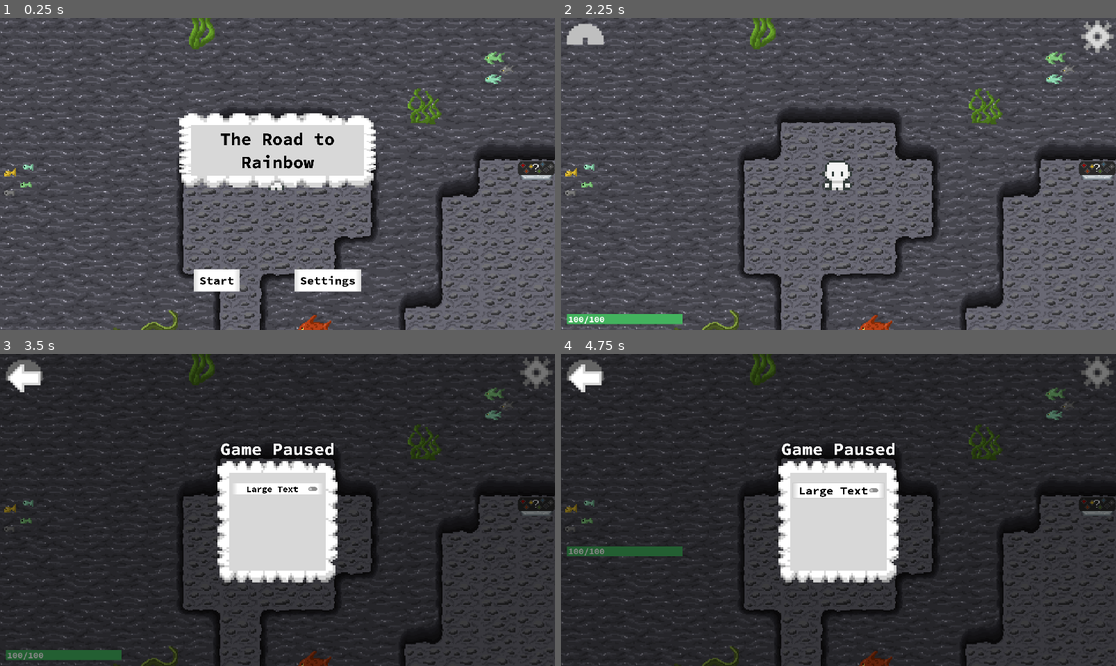
Above: before the commit, frames 1-4 (two rows, left to right).
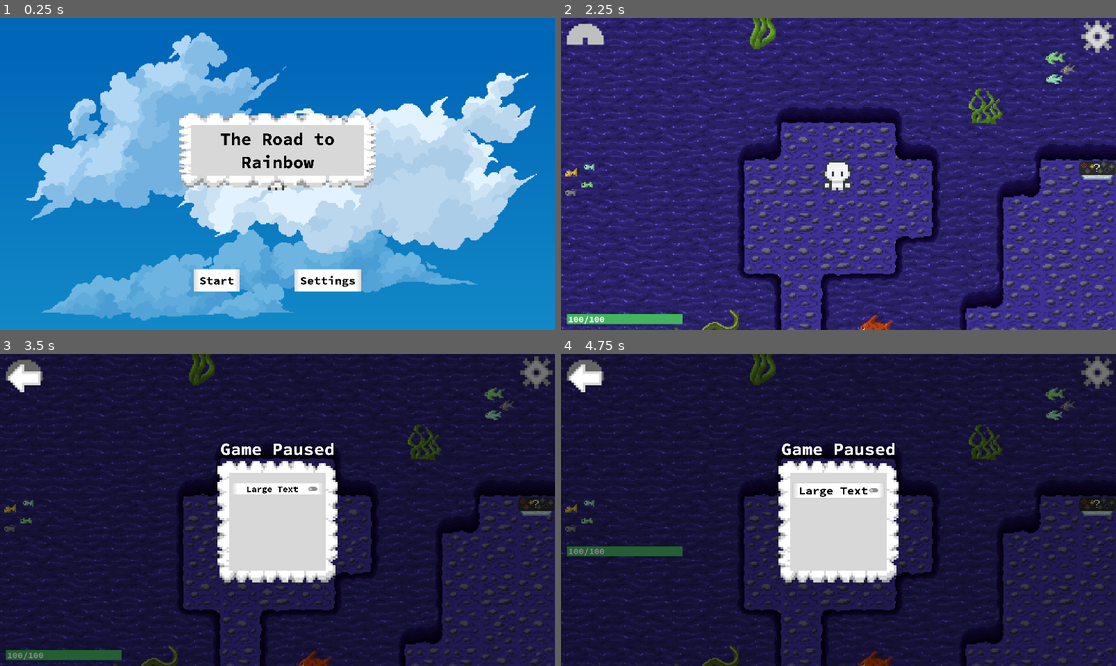
Above: after the commit, the same moments.

Repository: emkartch/ATLS_4140_Final
Game: Godot game, scene res://main.tscn
The game is run twice, just before and just after one commit, with the same random seed, the same clock (stepped at 60 frames per second) and the same inputs.
Inputs (mouse positions are in pixels of both pictures, inside the frame that each line leads up to):
- Up to frame 1 (0.25 s): no input
- Up to frame 2 (2.25 s): click "Settings" at 0.5 s; click (583, 42) at 1.25 s; click "Start" at 2 s
- Up to frame 3 (3.5 s): click (538, 372) at 2.75 s
- Up to frame 4 (4.75 s): click "Large Text" at 3.5 s; tap Enter at 4.25 s; move the mouse to (960, 494) at 4.27 s; hold Right (ui_right) from 4.28 s (still down); tap P (input_test) at 4.35 s; click (960, 494) at 4.42 s; tap F (player_attack) at 4.55 s

The runs differ from the first frame. In frame 1, 91% of the frame differs, in the area x 0-100%, y 0-100%; in frame 2, 89%; in frame 3, 21%; in frame 4, 21%.

Commit message:
State Machine (Hurt) & Level Order

Diff:
--- a/the-road-to-rainbow/global_variables.gd
+++ b/the-road-to-rainbow/global_variables.gd
@@ -9,3 +9,9 @@
 var player_speed = 400
 
 var main_game_running = false
+
+var wound_animation = false
+
+var game_lvl = 1
+
+var max_player_health = 100
--- a/the-road-to-rainbow/hud.gd
+++ b/the-road-to-rainbow/hud.gd
@@ -5,15 +5,15 @@
 
 @onready var main = get_node("/root/Main")
 @onready var theme = preload("res://theme/trtr_theme.tres")
-
-var tileMap = null
+@onready var tileMap = get_node("/root/Main/allTiles")
 
 func _ready():
 	$InLevel.hide()
 	$Settings.hide()
+	tileMap.hide()
 
-func level_remove():
-	tileMap.queue_free()
+#func level_remove():
+	#tileMap.queue_free()
 
 #func level_reset():
 	#tileMap = preload("res://tilemaps.tscn").instantiate()
@@ -22,8 +22,8 @@
 
 func show_game_over():
 	$InLevel.hide()
-	Global.lever_number = 0
-	level_remove()
+	Global.game_level = 1
+	#level_remove()
 	show_message("Game Over")
 	# Wait until the MessageTimer has counted down.
 	await $MessageTimer.timeout
@@ -32,12 +32,13 @@
 	$TitleContainer.show()
 	# Make a one-shot timer and wait for it to finish.
 	await get_tree().create_timer(1.0).timeout
+	$TitleScreen.show()
 	$TitleButtonsContainer.show()
 
 func show_win():
 	$InLevel.hide()
-	Global.lever_number = 0
-	level_remove()
+	Global.game_level = 1
+	#level_remove()
 	show_message("You win!")
 
 	# Wait until the MessageTimer has counted down.
@@ -47,6 +48,7 @@
 	$TitleContainer.show()
 	# Make a one-shot timer and wait for it to finish.
 	await get_tree().create_timer(1.0).timeout
+	$TitleScreen.show()
 	$TitleButtonsContainer.show()
 
 func show_message(text):
@@ -55,6 +57,7 @@
 	$MessageTimer.start()
 
 func _on_start_button_pressed() -> void:
+	$TitleScreen.hide()
 	$TitleContainer.hide()
 	$TitleButtonsContainer.hide()
 	%RainbowIcon.texture = load("res://rainbow_hud/rainbow_0.png")
@@ -64,13 +67,12 @@
 
 func level_start():
 	start_game.emit()
-	Global.main_game_running = true
 
 func _on_message_timer_timeout() -> void:
 	$TitleContainer.hide()
 
 func show_settings():
-	get_tree().paused = true
+	main.get_tree().paused = true
 	if Global.main_game_running == false:
 		$TitleButtonsContainer.hide()
 		$TitleContainer.hide()
@@ -87,7 +89,7 @@
 	if Global.main_game_running == false:
 		$TitleButtonsContainer.show()
 		$TitleContainer.show()
-	get_tree().paused = false
+	main.get_tree().paused = false
 
 func _on_check_button_toggled(toggled_on: bool) -> void:
 	if toggled_on:
--- a/the-road-to-rainbow/hud.tscn
+++ b/the-road-to-rainbow/hud.tscn
@@ -1,7 +1,8 @@
-[gd_scene load_steps=19 format=3 uid="uid://ds8aae77ps3fc"]
+[gd_scene load_steps=20 format=3 uid="uid://ds8aae77ps3fc"]
 
 [ext_resource type="Script" uid="uid://bw3olh0ub4d0c" path="res://hud.gd" id="1_64ctp"]
 [ext_resource type="FontFile" uid="uid://b5bspum6ffekd" path="res://fonts/SourceCodePro-Bold.ttf" id="2_8sq4i"]
+[ext_resource type="Texture2D" uid="uid://px4ix5epwkcm" path="res://theme/title_background.png" id="2_rftc2"]
 [ext_resource type="Texture2D" uid="uid://cvdbagoqtms8r" path="res://theme/arrow_icon.png" id="3_1xsix"]
 [ext_resource type="Texture2D" uid="uid://b5uoqn2mwnf81" path="res://rainbow_hud/rainbow_0.png" id="3_8sq4i"]
 [ext_resource type="Theme" uid="uid://cmjabatqf4rvy" path="res://theme/trtr_theme.tres" id="3_640wx"]
@@ -41,6 +42,14 @@
 [node name="HUD" type="CanvasLayer"]
 process_mode = 3
 script = ExtResource("1_64ctp")
+
+[node name="TitleScreen" type="CanvasLayer" parent="."]
+layer = -30
+
+[node name="TextureRect" type="TextureRect" parent="TitleScreen"]
+offset_right = 1920.0
+offset_bottom = 1080.0
+texture = ExtResource("2_rftc2")
 
 [node name="MessageTimer" type="Timer" parent="."]
 wait_time = 2.0
--- a/the-road-to-rainbow/main.gd
+++ b/the-road-to-rainbow/main.gd
@@ -1,6 +1,10 @@
 extends Node2D
 
 @onready var hud = get_node("/root/Main/HUD")
+@onready var player = get_node("/root/Main/Player")
+@onready var tileMap = get_node("/root/Main/allTiles")
+@onready var healthBar = get_node("/root/Main/HUD/InLevel/HealthBar")
+@onready var healthBarText = get_node("/root/Main/HUD/InLevel/HealthBar/HealthLabel")
 
 var puzzle_active = false
 
@@ -14,3 +18,16 @@
 # This function is what will activate the puzzle minigames
 func activate_puzzle(tile_coords, tileset_coords):
 	print("Activated puzzle!", tile_coords, tileset_coords)
+
+
+func _on_hud_start_game() -> void:
+	healthBar.value = Global.max_player_health
+	healthBarText.text = str(int(player.health)) + "/" + str(int(Global.max_player_health))
+	Global.game_lvl = 1
+	tileMap.show()
+	#tileMap.get_node("Violet").enabled = false
+
+	#for vector in minion_locations:
+		#var location = vector * tile_cell_size
+		#spawn_mob(Vector2(1,1),3,location)
+	Global.main_game_running = true
--- a/the-road-to-rainbow/main.tscn
+++ b/the-road-to-rainbow/main.tscn
@@ -15,3 +15,4 @@
 [node name="HUD" parent="." instance=ExtResource("4_1bvp3")]
 
 [connection signal="activate_puzzle" from="allTiles" to="." method="activate_puzzle"]
+[connection signal="start_game" from="HUD" to="." method="_on_hud_start_game"]
--- a/the-road-to-rainbow/player_controller.gd
+++ b/the-road-to-rainbow/player_controller.gd
@@ -1,6 +1,10 @@
 extends CharacterBody2D
 
-#@export var speed = 400
+signal health_depleted
+
+var health = 100.0
+@onready var healthBar = get_node("/root/Main/HUD/InLevel/HealthBar")
+@onready var healthBarText = get_node("/root/Main/HUD/InLevel/HealthBar/HealthLabel")
 
 var basic_sprites: SpriteFrames = preload("res://player/sprites/basic_sprites.tres")
 var r_sprites: SpriteFrames = preload("res://player/sprites/red_sprites.tres")
@@ -19,34 +23,49 @@
 	$AnimatedSprite2D.play("idle_down")
 
 func _process(delta):
-	var velocity1 = Vector2.ZERO # The player's movement vector.
-	if Input.is_action_pressed("ui_right"):
-		velocity1.x += 1
-		Global.cur_direction = "right"
-	if Input.is_action_pressed("ui_left"):
-		velocity1.x -= 1
-		Global.cur_direction = "left"
-	if Input.is_action_pressed("ui_down"):
-		velocity1.y += 1
-		Global.cur_direction = "down"
-	if Input.is_action_pressed("ui_up"):
-		velocity1.y -= 1
-		Global.cur_direction = "up"
+	if Global.main_game_running:
+		if !Global.wound_animation:
+			var velocity1 = Vector2.ZERO # The player's movement vector.
+			if Input.is_action_pressed("player_right"):
+				velocity1.x += 1
+				Global.cur_direction = "right"
+			if Input.is_action_pressed("player_left"):
+				velocity1.x -= 1
+				Global.cur_direction = "left"
+			if Input.is_action_pressed("player_down"):
+				velocity1.y += 1
+				Global.cur_direction = "down"
+			if Input.is_action_pressed("player_up"):
+				velocity1.y -= 1
+				Global.cur_direction = "up"
 
-	if velocity1.length() > 0:
-		velocity1 = velocity1.normalized() * Global.player_speed
-		Global.player_move = true
-	else:
-		Global.player_move = false
+			if velocity1.length() > 0:
+				velocity1 = velocity1.normalized() * Global.player_speed
+				Global.player_move = true
+			else:
+				Global.player_move = false
 
-	position += velocity1 * delta
+			position += velocity1 * delta
 
-	move_and_slide()
+			move_and_slide()
 
-	if Input.is_action_just_pressed("input_test"):
-		if test_tracker == 0:
-			$AnimatedSprite2D.sprite_frames = r_sprites
-			test_tracker = 1
-		elif test_tracker == 1:
-			$AnimatedSprite2D.sprite_frames = basic_sprites
-			test_tracker = 0
+	#if Input.is_action_just_pressed("input_test"):
+		#if test_tracker == 0:
+			#$AnimatedSprite2D.sprite_frames = r_sprites
+			#test_tracker = 1
+		#elif test_tracker == 1:
+			#$AnimatedSprite2D.sprite_frames = basic_sprites
+			#test_tracker = 0
+
+func _on_body_entered(body) -> void:
+	if body == self:
+		return
+	if body is CharacterBody2D:
+		health -= 10
+		Global.wound_animation = true
+		#Global.direction_animation_update("stagger")
+		healthBar.value = health
+		healthBarText.text = str(int(health)) + "/" + str(int(Global.max_player_health))
+		if health <= 0.0:
+			hide() # Player disappears after being hit.
+			health_depleted.emit()
--- a/the-road-to-rainbow/project.godot
+++ b/the-road-to-rainbow/project.godot
@@ -73,6 +73,30 @@
 "events": [Object(InputEventKey,"resource_local_to_scene":false,"resource_name":"","device":-1,"window_id":0,"alt_press …(192 unchanged characters)…
 ]
 }
+player_up={
+"deadzone": 0.2,
+"events": [Object(InputEventKey,"resource_local_to_scene":false,"resource_name":"","device":-1,"window_id":0,"alt_pressed":false,"shift_pressed":false,"ctrl_pressed":false,"meta_pressed":false,"pressed":false,"keycode":0,"physical_keycode":87,"key_label":0,"unicode":119,"location":0,"echo":false,"script":null)
+, Object(InputEventKey,"resource_local_to_scene":false,"resource_name":"","device":-1,"window_id":0,"alt_pressed":false,"shift_pressed":false,"ctrl_pressed":false,"meta_pressed":false,"pressed":false,"keycode":0,"physical_keycode":4194320,"key_label":0,"unicode":0,"location":0,"echo":false,"script":null)
+]
+}
+player_down={
+"deadzone": 0.2,
+"events": [Object(InputEventKey,"resource_local_to_scene":false,"resource_name":"","device":-1,"window_id":0,"alt_pressed":false,"shift_pressed":false,"ctrl_pressed":false,"meta_pressed":false,"pressed":false,"keycode":0,"physical_keycode":83,"key_label":0,"unicode":115,"location":0,"echo":false,"script":null)
+, Object(InputEventKey,"resource_local_to_scene":false,"resource_name":"","device":-1,"window_id":0,"alt_pressed":false,"shift_pressed":false,"ctrl_pressed":false,"meta_pressed":false,"pressed":false,"keycode":0,"physical_keycode":4194322,"key_label":0,"unicode":0,"location":0,"echo":false,"script":null)
+]
+}
+player_left={
+"deadzone": 0.2,
+"events": [Object(InputEventKey,"resource_local_to_scene":false,"resource_name":"","device":-1,"window_id":0,"alt_pressed":false,"shift_pressed":false,"ctrl_pressed":false,"meta_pressed":false,"pressed":false,"keycode":0,"physical_keycode":4194319,"key_label":0,"unicode":0,"location":0,"echo":false,"script":null)
+, Object(InputEventKey,"resource_local_to_scene":false,"resource_name":"","device":-1,"window_id":0,"alt_pressed":false,"shift_pressed":false,"ctrl_pressed":false,"meta_pressed":false,"pressed":false,"keycode":0,"physical_keycode":65,"key_label":0,"unicode":97,"location":0,"echo":false,"script":null)
+]
+}
+player_right={
+"deadzone": 0.2,
+"events": [Object(InputEventKey,"resource_local_to_scene":false,"resource_name":"","device":-1,"window_id":0,"alt_pressed":false,"shift_pressed":false,"ctrl_pressed":false,"meta_pressed":false,"pressed":false,"keycode":0,"physical_keycode":4194321,"key_label":0,"unicode":0,"location":0,"echo":false,"script":null)
+, Object(InputEventKey,"resource_local_to_scene":false,"resource_name":"","device":-1,"window_id":0,"alt_pressed":false,"shift_pressed":false,"ctrl_pressed":false,"meta_pressed":false,"pressed":false,"keycode":0,"physical_keycode":68,"key_label":0,"unicode":100,"location":0,"echo":false,"script":null)
+]
+}
 
 [rendering]
 
--- /dev/null
+++ b/the-road-to-rainbow/states/hurt.gd
@@ -0,0 +1,16 @@
+extends State
+class_name hurt
+
+@export var player : CharacterBody2D
+
+@onready var animatedSprite: AnimatedSprite2D = get_node("/root/Main/Player/AnimatedSprite2D")
+
+func _ready():
+	animatedSprite.animation_finished.connect(_on_hurt_finished)
+
+func enter():
+	animatedSprite.play("hurt_" + Global.cur_direction)
+
+func _on_hurt_finished():
+	Global.wound_animation = false
+	Transitioned.emit(self, "hurt")
--- a/the-road-to-rainbow/states/idle.gd
+++ b/the-road-to-rainbow/states/idle.gd
@@ -16,7 +16,9 @@
 
 func physics_update(_delta):
 
-	if Input.is_action_just_pressed("player_attack"):
+	if Global.wound_animation:
+		Transitioned.emit(self, "hurt")
+	elif Input.is_action_just_pressed("player_attack"):
 		Transitioned.emit(self, "attack")
 	elif Global.player_move:
 		if Input.is_action_pressed("player_run"):
--- a/the-road-to-rainbow/states/run.gd
+++ b/the-road-to-rainbow/states/run.gd
@@ -17,7 +17,9 @@
 
 func physics_update(_delta):
 
-	if Input.is_action_just_pressed("player_attack"):
+	if Global.wound_animation:
+		Transitioned.emit(self, "hurt")
+	elif Input.is_action_just_pressed("player_attack"):
 		Transitioned.emit(self, "attack")
 	elif !Global.player_move:
 		Transitioned.emit(self, "idle")
--- a/the-road-to-rainbow/states/walk.gd
+++ b/the-road-to-rainbow/states/walk.gd
@@ -17,7 +17,9 @@
 
 func physics_update(_delta):
 
-	if Input.is_action_just_pressed("player_attack"):
+	if Global.wound_animation:
+		Transitioned.emit(self, "hurt")
+	elif Input.is_action_just_pressed("player_attack"):
 		Transitioned.emit(self, "attack")
 	elif !Global.player_move:
 		Transitioned.emit(self, "idle")
--- a/the-road-to-rainbow/tilemaps.gd
+++ b/the-road-to-rainbow/tilemaps.gd
@@ -2,7 +2,7 @@
 signal activate_puzzle(tile_coords, tileset_coords)
 
 # for tracking where we are at
-var lvl = 1
+#var lvl = 1
 var color = "red"
 var lvl_finished = false
 var num_finished = 0
@@ -19,14 +19,14 @@
 	lvl_walls = [$Red/Walls, $Orange/Walls, $Yellow/Walls, $Green/Walls, $Blue/Walls, $Indigo/Walls]
 	lvl_puzz = [$Red/AccPuzz, $Orange/AccPuzz, $Yellow/AccPuzz, $Green/AccPuzz, $Blue/AccPuzz, $Indigo/AccPuzz]
 
-	lvl = 6
+	#lvl = 6
 	change_tile_set()
 
 # Setting show and collisions per tile
 func set_collisions():
 	for i in range(0,5):
 
-		if lvl - 1 == i:
+		if Global.game_lvl - 1 == i:
 			lvl_tiles[i].show()
 			lvl_walls[i].collision_enabled = true
 			lvl_puzz[i].collision_enabled = true
@@ -40,17 +40,17 @@
 
 	# pulls from arrays of file names for efficiency
 	if lvl_finished == false:
-		newTexture = load("res://tilesets/" + filenames_false[lvl - 1] + ".png")
+		newTexture = load("res://tilesets/" + filenames_false[Global.game_lvl - 1] + ".png")
 	else:
-		newTexture = load("res://tilesets/" + filenames_true[lvl - 1] + ".png")
+		newTexture = load("res://tilesets/" + filenames_true[Global.game_lvl - 1] + ".png")
 
-	if lvl == 4:
-		lvl_walls[lvl - 1].tile_set.get_source(1).texture = newTexture
+	if Global.game_lvl == 4:
+		lvl_walls[Global.game_lvl - 1].tile_set.get_source(1).texture = newTexture
 	else:
-		lvl_walls[lvl - 1].tile_set.get_source(0).texture = newTexture
+		lvl_walls[Global.game_lvl - 1].tile_set.get_source(0).texture = newTexture
 
 	# I made a weird other tileset for this specific one, it's annoying
-	if lvl == 1:
+	if Global.game_lvl == 1:
 		$Red/AccPuzz.tile_set.get_source(1).texture = newTexture
 
 	# This is all old code, IGNORE THIS
@@ -82,11 +82,11 @@
 	# Where is the mouse in global coords?
 	var mouse_pos = get_global_mouse_position()
 	# Where is the tile on the tilemap layer?
-	var tile_pos = lvl_puzz[lvl - 1].local_to_map(mouse_pos)
+	var tile_pos = lvl_puzz[Global.game_lvl - 1].local_to_map(mouse_pos)
 	# Where is the tile in global coords?
-	var tile_map_coords = lvl_puzz[lvl - 1].map_to_local(tile_pos)
+	var tile_map_coords = lvl_puzz[Global.game_lvl - 1].map_to_local(tile_pos)
 	# Where is the tile in the tileset?
-	var tileset_coords = lvl_puzz[lvl - 1].get_cell_atlas_coords(tile_pos)
+	var tileset_coords = lvl_puzz[Global.game_lvl - 1].get_cell_atlas_coords(tile_pos)
 	print(tileset_coords)
 
 	if tileset_coords!= Vector2i(-1,-1):
Not shown, added: the-road-to-rainbow/states/hurt.gd.uid
Binary file added: the-road-to-rainbow/theme/title_background.png
Not shown, added: the-road-to-rainbow/theme/title_background.png.import
Not shown, changed: the-road-to-rainbow/.DS_Store
